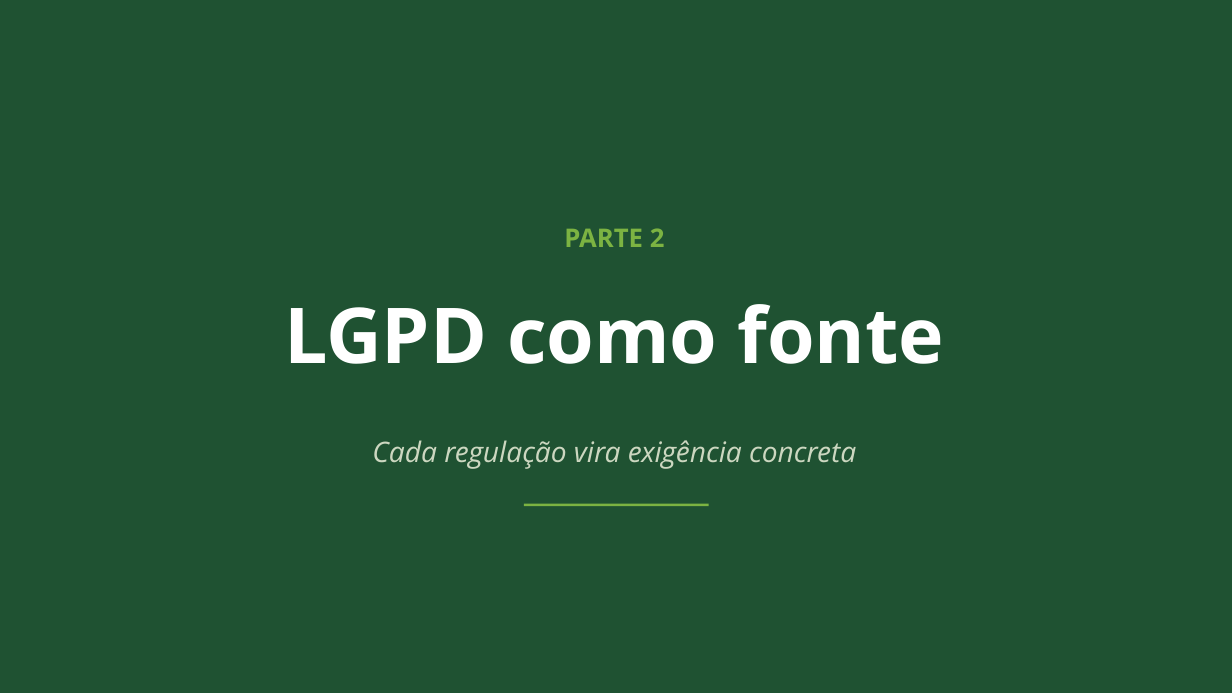
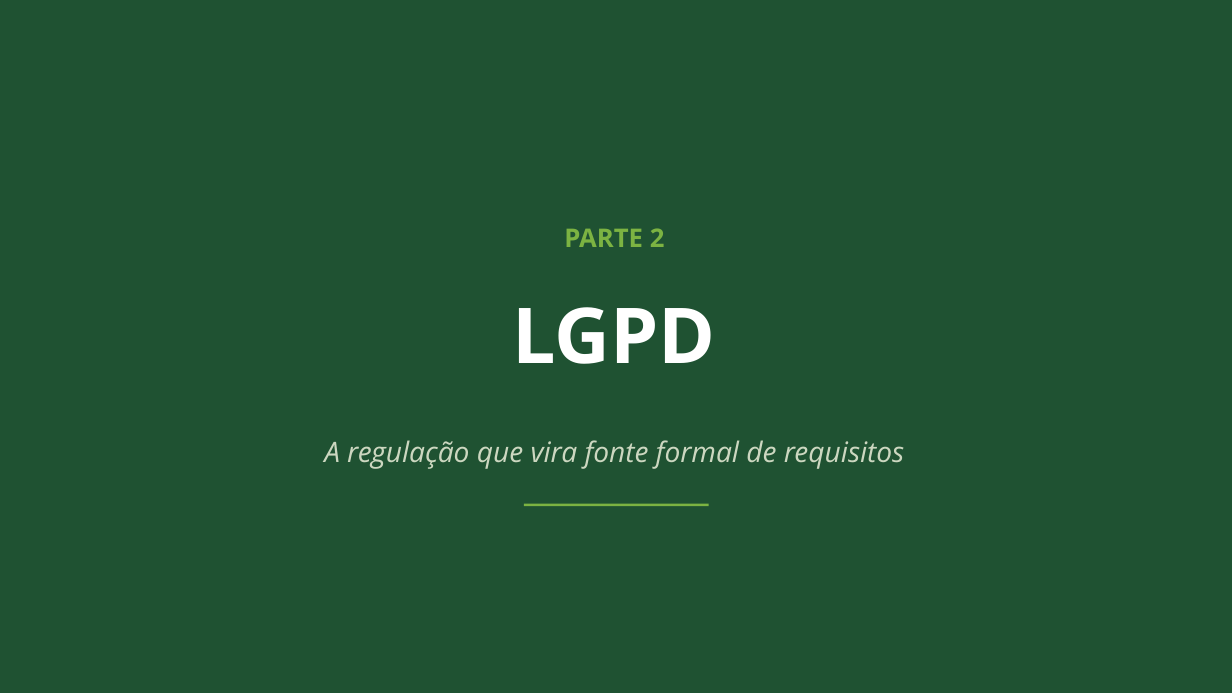
Before and after one commit to ads-sapucaia-ssc/SSC, a slide deck: slide 9 of aulas/aula-02-requisitos-e-lgpd.pptx (slide 7 before the commit). Drawn at 1232x693 pixels with LibreOffice and Linux fonts; fonts in the diff are those of the drawing. Boxes give left, top, right and bottom in pixels: in the first picture for what was removed or moved away, otherwise in the second. Text is boxed around its words. In the diff, an @@ line names an element or a change of style, - is before the commit and + after.

```diff
--- a/aulas/aula-02-requisitos-e-lgpd.pptx
+++ b/aulas/aula-02-requisitos-e-lgpd.pptx
@@ text at (x1=513, y1=307, x2=716, y2=364): text changed @@
-LGPD como fonte
+LGPD
@@ text at (x1=324, y1=440, x2=904, y2=469): text changed @@
-Cada regulação vira exigência concreta
+A regulação que vira fonte formal de requisitos
```
Also in this commit, not shown: 3 other slides changed, 10 slides added, 12 other files.
